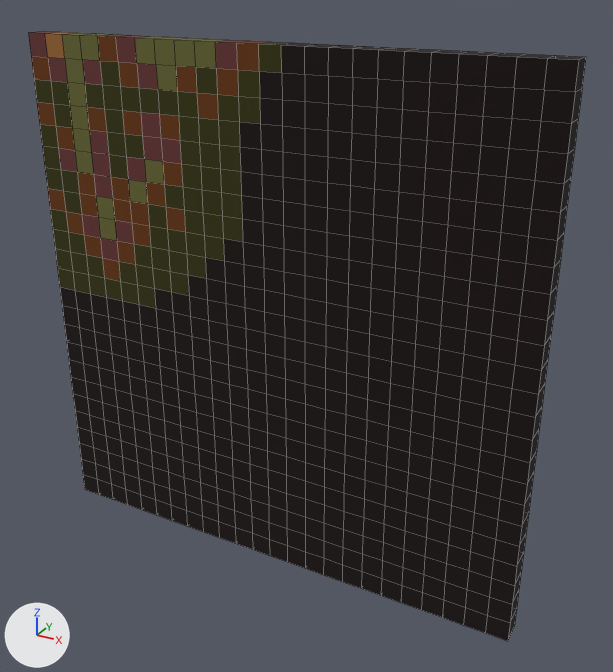
The OBJ model WindingTale2/Assets/Resources/Shapes/Shapes_24/Shape_24_80.obj, before and after one commit.
Both versions are drawn from a camera (50 mm lens) standing at (1.81, -3.01, 1.48) and looking at (0.14, 0.01, -0.03). Arrows for +X, +Y and +Z are at lower left; the lights stay in place. The older version comes first. Mesh edges are drawn as thin lines. Where no turn or scale is listed for an object, it has been applied to the vertices. Vertices at exactly the same position are counted once.

The older version as bpy lines, for what is in view:
```python
me_shape_24_80 = bpy.data.meshes.new('Shape_24_80')
me_shape_24_80.from_pydata(...)  # 1250 vertices, 1248 faces; spans x -1.2..1.2, y -0.1..0.0, z -1.2..1.2
me_shape_24_80.materials.append(mat_palette)  # picture img_shape_24_80_png
ob_shape_24_80 = bpy.data.objects.new('Shape_24_80', me_shape_24_80)
ob_shape_24_80.location = (0.0, 0.0, 0.0)
```
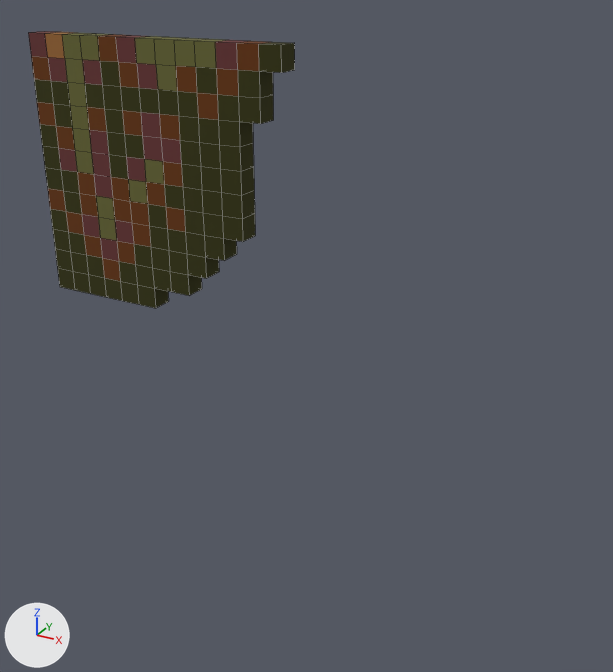
Edits to the bpy script that builds the scene:
```text
Change me_shape_24_80:
    used by ob_shape_24_80; location = (0.0, 0.0, 0.0)
    remove me_shape_24_80.from_pydata(...)  # 1250 vertices, 1248 faces; spans x -1.2..1.2, y -0.1..0.0, z -1.2..1.2
    add me_shape_24_80.from_pydata(...)  # 302 vertices, 300 faces; spans x -1.2..0.1, y -0.1..0.0, z 0.0..1.2
    me_shape_24_80 part 1: 948 vertices removed from x -1.2..1.2, y -0.1..0.0, z -1.2..1.2
```

Changed parts and their boxes [x1, y1, x2, y2] in the pictures (613 x 672 px):
'Shape_24_80', reshaped (52% narrower, 55% shorter)
    before: [28, 31, 586, 641]
    after: [28, 31, 295, 308]
part 1 of me_shape_24_80, deleted
    before: [60, 43, 586, 641]
